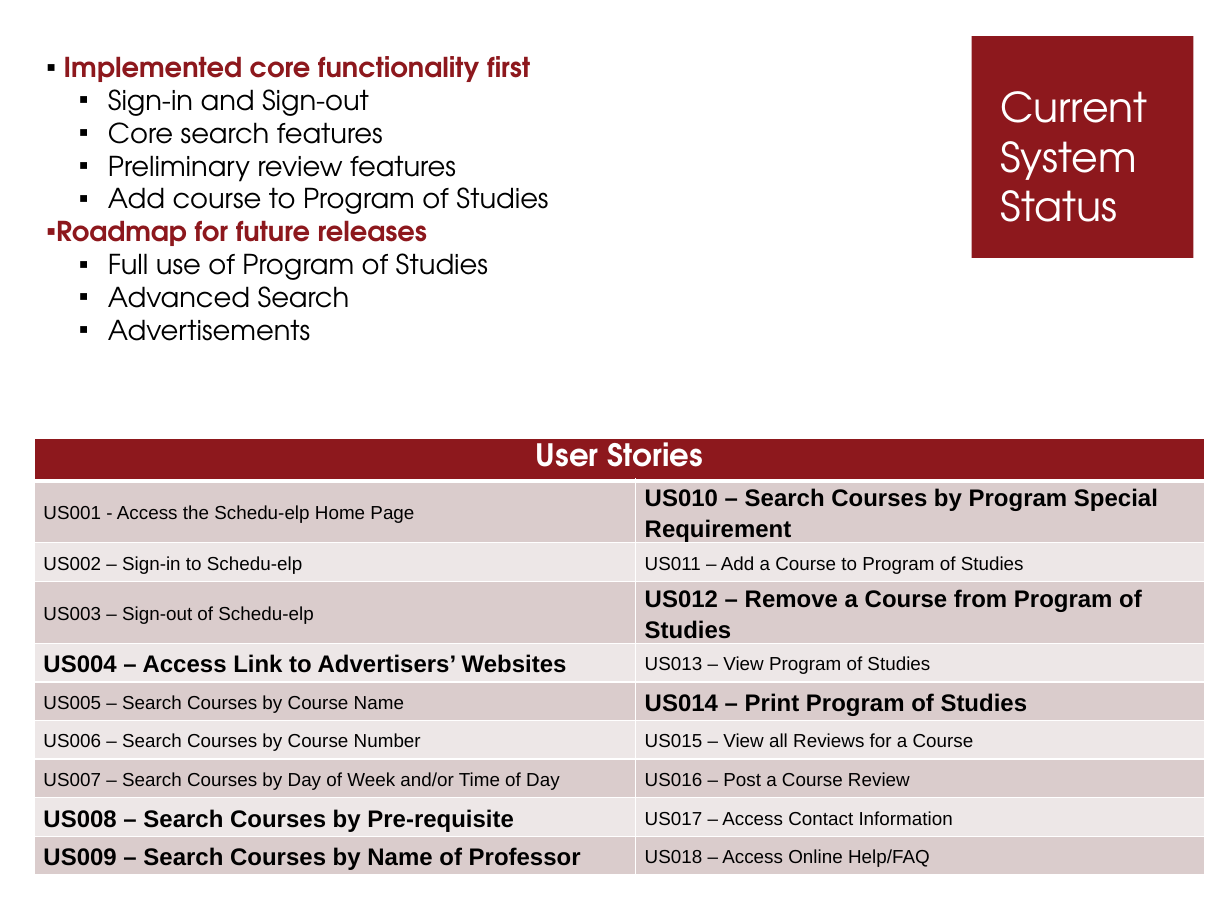
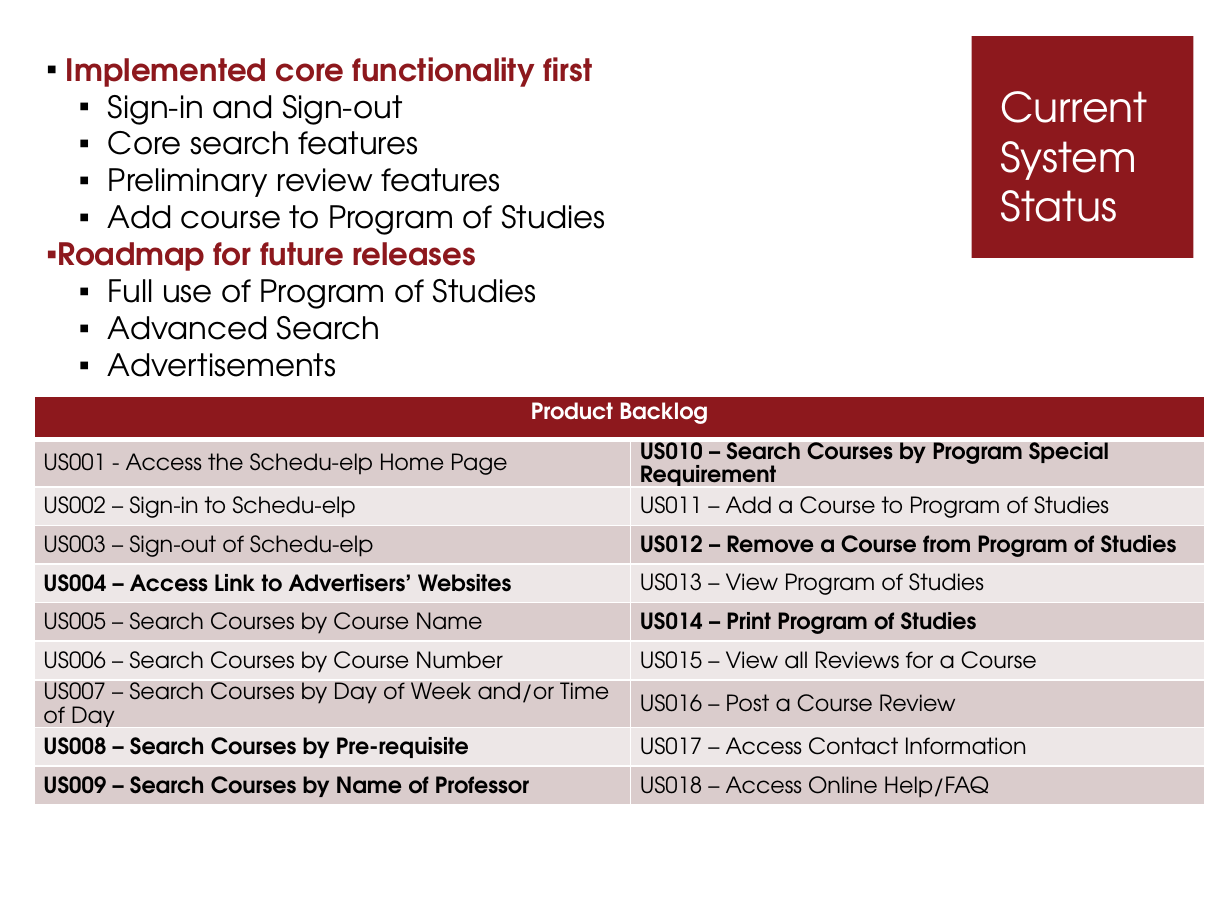
Before and after one commit to pganesan/schedu-elp, a slide deck: slide 8 of docs/Presentation_TeamGamma.pptx. Drawn at 1232x924 pixels with LibreOffice and Linux fonts; fonts in the diff are those of the drawing. Boxes give left, top, right and bottom in pixels: in the first picture for what was removed or moved away, otherwise in the second. Text is boxed around its words. In the diff, an @@ line names an element or a change of style, - is before the commit and + after.

```diff
--- a/docs/Presentation_TeamGamma.pptx
+++ b/docs/Presentation_TeamGamma.pptx
@@ text "Implemented core functionality first" at (57, 57, 605, 377): size 16 to 18 pt @@
@@ table at (34, 397, 1205, 827) @@
-row 1, column 1: User Stories
+row 1, column 1: Product Backlog
@@ size 11 to 13 pt in "US001 - Access the Schedu-elp Home Page", "US002 – Sign-in to Schedu-elp", "US011 – Add a Course to Program ...", "US003 – Sign-out of Schedu-elp" and 8 more places @@
@@ font Arial to TeX Gyre Adventor @@
@@ size 14 to 13 pt in "US010 – Search Courses by Program Special ...", "US012 – Remove a Course from Program ...", "US004 – Access Link to Advertisers’ Websites", "US014 – Print Program of Studies" and 2 more places @@
@@ table: place and size @@
-table at (34, 439, 1205, 891)
+table at (34, 397, 1205, 827)
```
Also in this commit, not shown: 5 other slides changed, 2 slides added, 2 slides removed, 1 other file.
